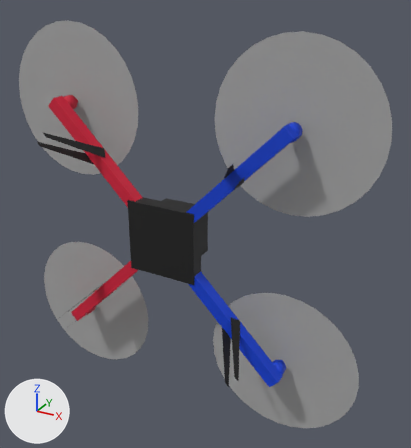
The OBJ model Tools/jMAVSim/models/3dr_arducopter_quad_x.obj: old version first, new version second.
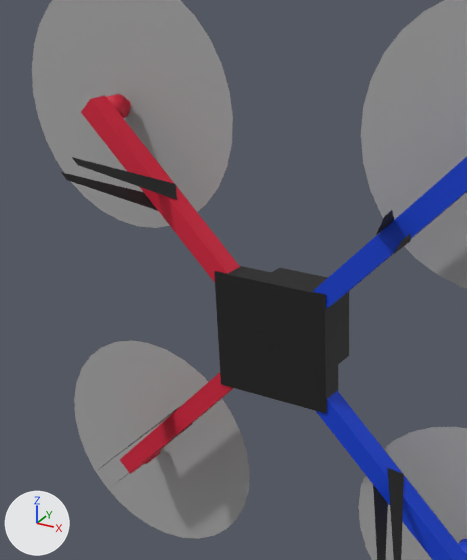
Old and new are each drawn whole from a camera (50 mm lens) standing at (0.454, -0.61, 0.389) and looking at (0.054, 0.117, 0.025) and again close up on the part from 0% to 68% of the width and 9% to 83% of the height. The axes (+X, +Y, +Z) are drawn at lower left. The lights are the same throughout. Where no turn or scale is listed for an object, it has been applied to the vertices. Vertices at the same position are counted once.

Objects in the first close-up: '3dr_arducopter_quad_x'.
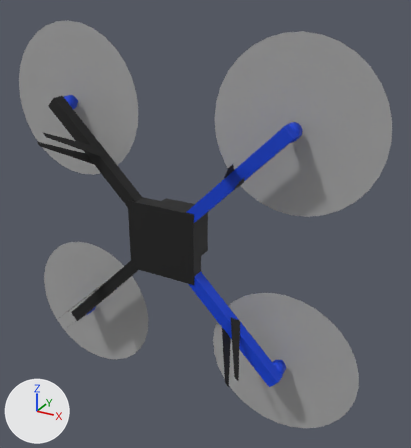
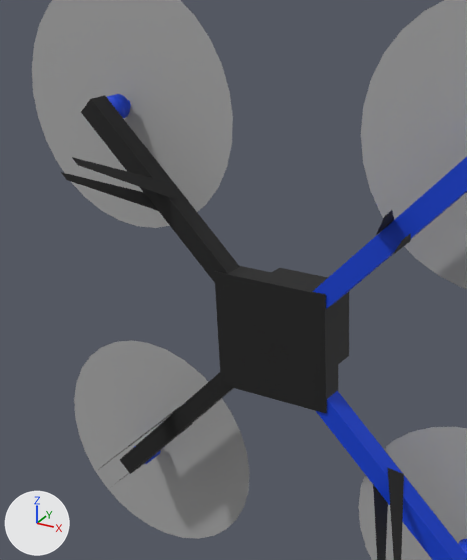
Pixel boxes [x1, y1, x2, y2] of what changed, in the close-ups (467 x 560 px):
part 1 of me_3dr_arducopter_quad_x, recoloured (red to blue)
    both: [107, 94, 161, 464]
part 2 of me_3dr_arducopter_quad_x, recoloured (red to black)
    both: [81, 95, 240, 474]

Edits to the bpy script that builds the scene:
```text
Add mat_black_metal:
    mat_black_metal = principled_material('Black_Metal')
    mat_black_metal.base_color = (0.0081, 0.0081, 0.0081)  # black #161616
    mat_black_metal.roughness = 0.635
Change me_3dr_arducopter_quad_x:
    where me_3dr_arducopter_quad_x.from_pydata(...)  # 696 vertices, 440 faces; spans x -0.321..0.321, y 0.0..0.15, z -0.321..0.321
    used by ob_3dr_arducopter_quad_x; location = (0.0, 0.0, 0.0)
    me_3dr_arducopter_quad_x part 1: 196 faces spanning x -0.206..-0.182, y 0.09..0.13, z -0.206..0.206 switch from mat_red_metal (red #d6193a) to mat_blue_metal (blue #003ed2)
    me_3dr_arducopter_quad_x part 2: 12 faces spanning x -0.209..-0.018, y 0.07..0.09, z -0.209..0.209 switch from mat_red_metal (red #d6193a) to mat_black_metal (black #161616)
```
